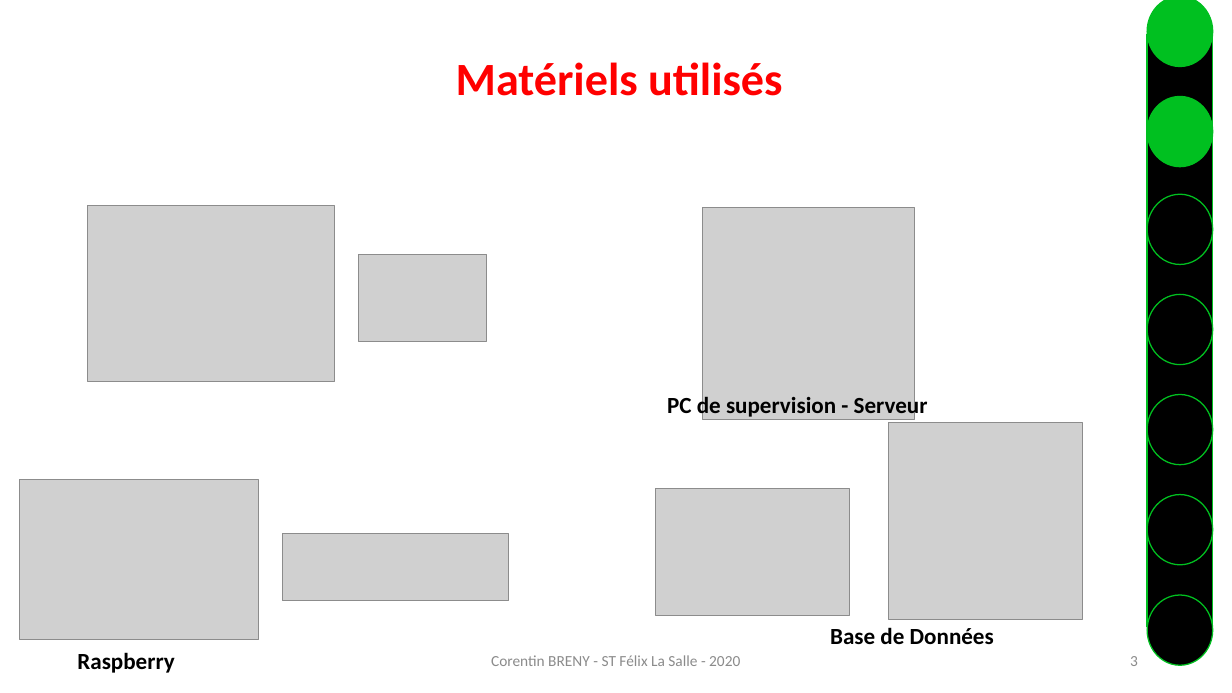
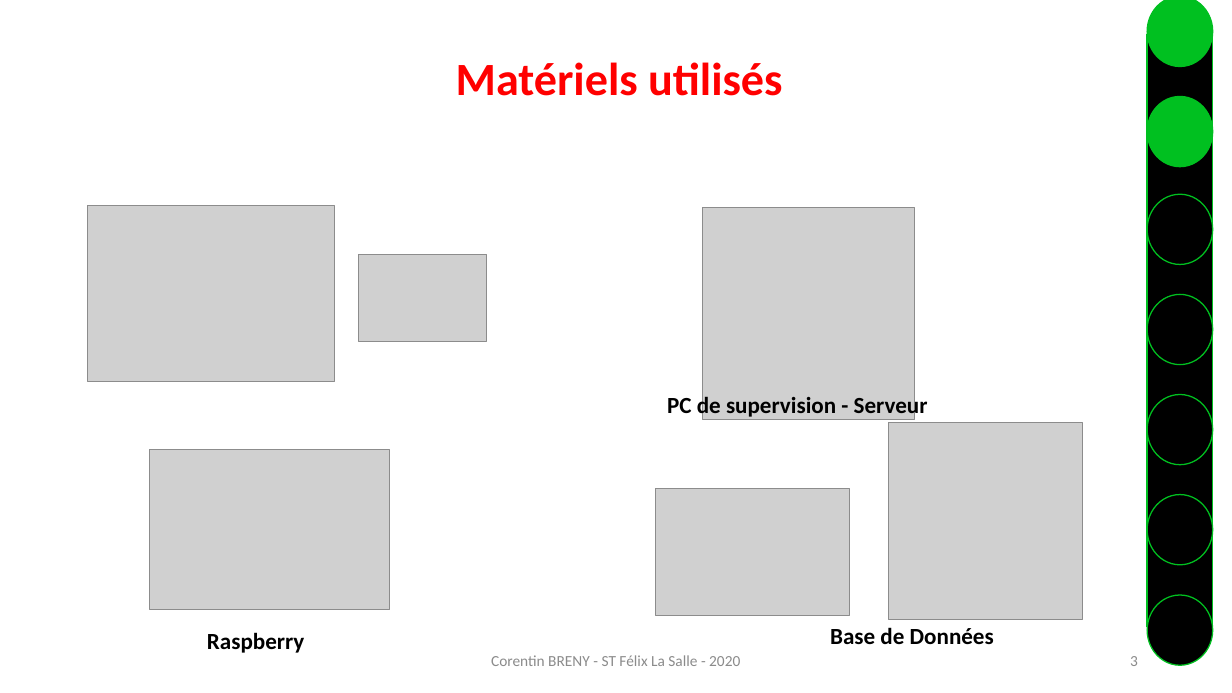
Before and after one commit to corentin-breny/Systeme_Escape_Game_13emePorte, a slide deck: slide 3 of Etudiants/Corentin/RDP n°1.pptx. Drawn at 1232x693 pixels with LibreOffice and Linux fonts; fonts in the diff are those of the drawing; grey boxes stand for pictures; background and template pictures are left out. Boxes give left, top, right and bottom in pixels: in the first picture for what was removed or moved away, otherwise in the second. Text is boxed around its words. In the diff, an @@ line names an element or a change of style, - is before the commit and + after.

```diff
--- a/Etudiants/Corentin/RDP n°1.pptx
+++ b/Etudiants/Corentin/RDP n°1.pptx
@@ picture: place and size @@
-picture at bbox=[19, 480, 259, 640]
+picture at bbox=[150, 450, 389, 610]
@@ picture removed at bbox=[282, 534, 508, 602] @@
@@ text "Raspberry": place and size @@
-text "Raspberry" at bbox=[77, 652, 174, 673]
+text "Raspberry" at bbox=[207, 632, 304, 653]
```
Also in this commit, not shown: 1 other slide changed.
